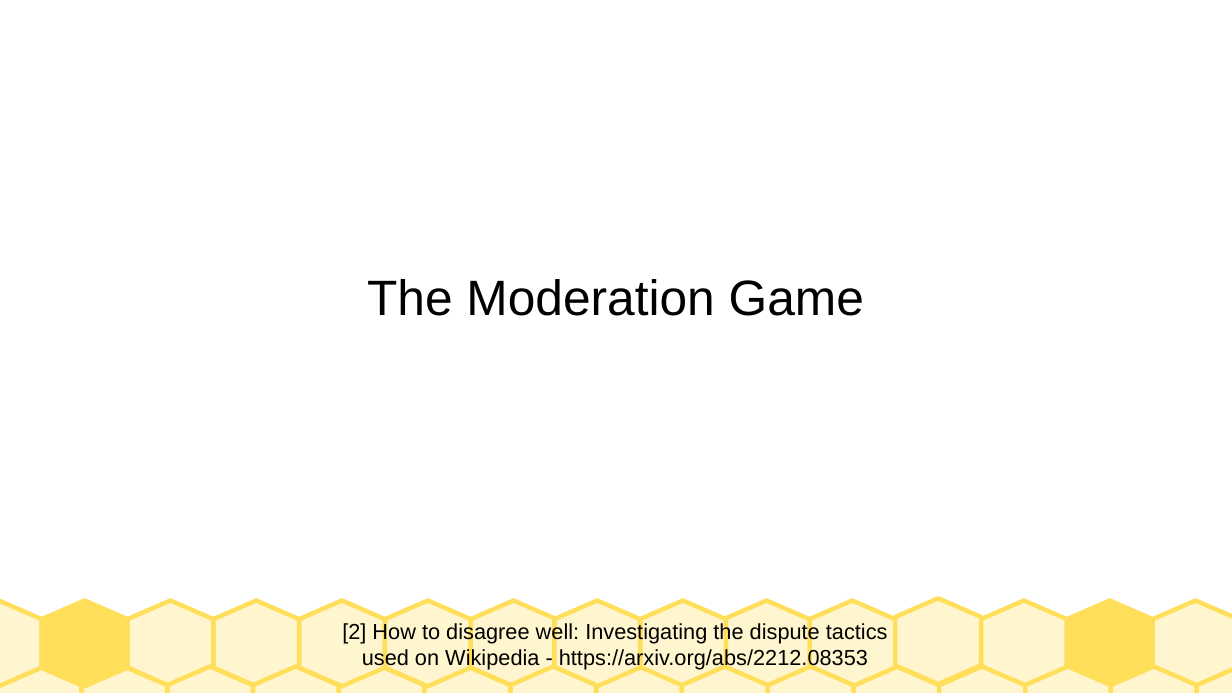
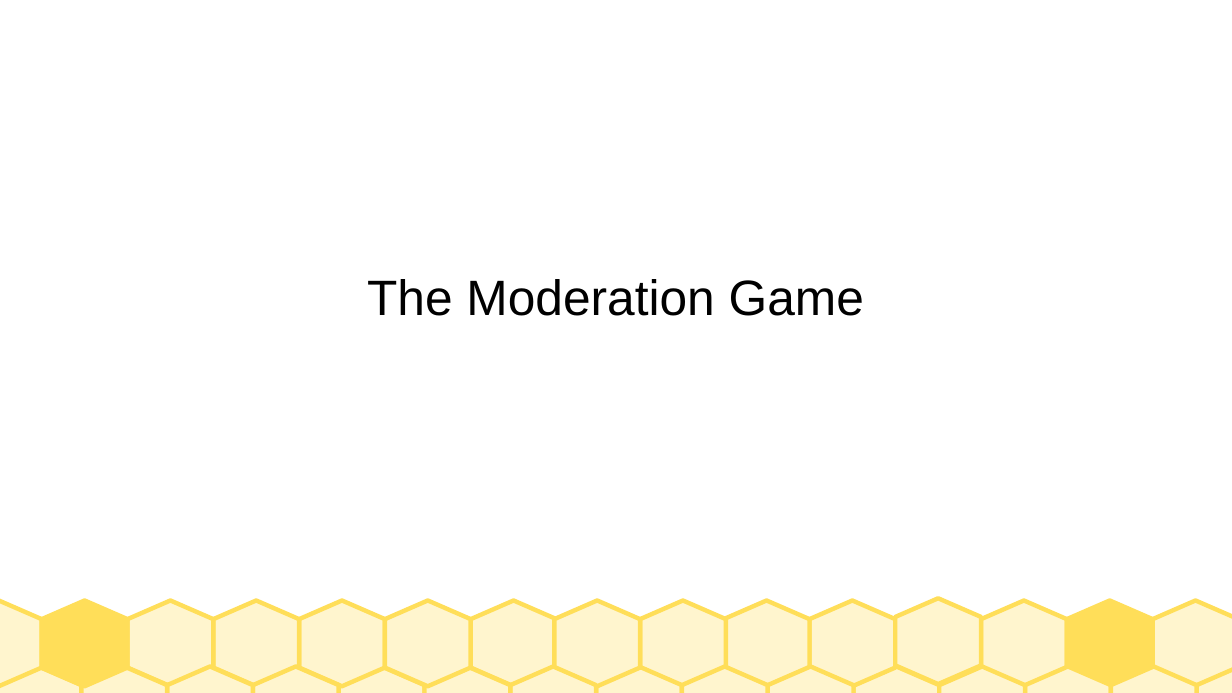
Before and after one commit to dimits-ts/llm_moderation_research, a slide deck: slide 8 of presentations/prompts.odp. Drawn at 1232x693 pixels with LibreOffice and Linux fonts; fonts in the diff are those of the drawing. Boxes give left, top, right and bottom in pixels: in the first picture for what was removed or moved away, otherwise in the second. Text is boxed around its words. In the diff, an @@ line names an element or a change of style, - is before the commit and + after.

```diff
--- a/presentations/prompts.odp
+++ b/presentations/prompts.odp
@@ text removed at box(342, 621, 888, 670) @@
-[2] How to disagree well: Investigating the dispute tactics used on Wikipedia - https://arxiv.org/abs/2212.08353
```
Also in this commit, not shown: 8 other slides changed.
